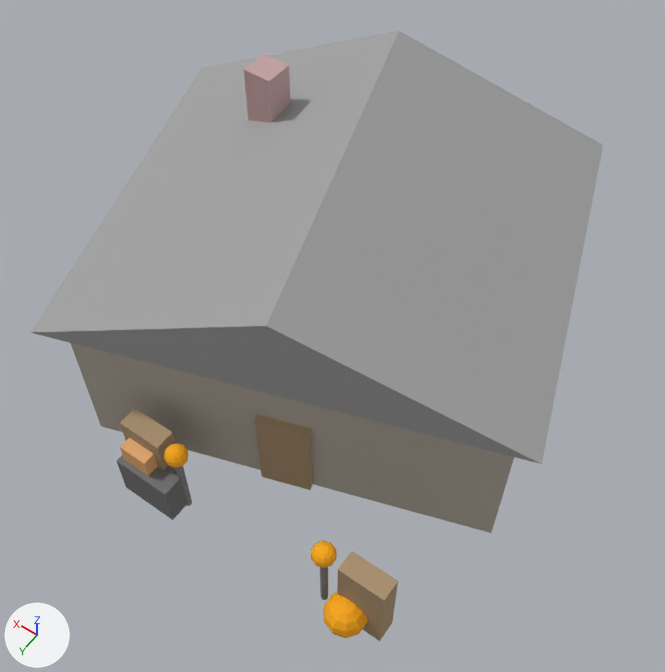
The glTF model village/house_hephaestus.glb, before and after one commit.
The view is the same before and after, from a camera (50 mm lens) standing at (-6.98, 10.06, 15.84) and looking at (-0.6, 1.14, 1.82). Every picture has the same lights, and +X, +Y and +Z are marked at lower left. The first picture is the older version. Where no turn or scale is listed for an object, it has been applied to the vertices. Vertices at exactly the same position are counted once.

Objects in the first picture: 'hephaestus_atap.001', 'hephaestus_bara.001', 'hephaestus_cerobong.001', 'hephaestus_dinding.001', 'hephaestus_kotak_pos.001', 'hephaestus_landasan.001', 'hephaestus_obor_kanan_api.001', 'hephaestus_obor_kanan_tiang.001', 'hephaestus_obor_kiri_api.001', 'hephaestus_obor_kiri_tiang.001', 'hephaestus_pintu.001', 'hephaestus_rak_kanan.001', 'hephaestus_rak_kiri.001'.
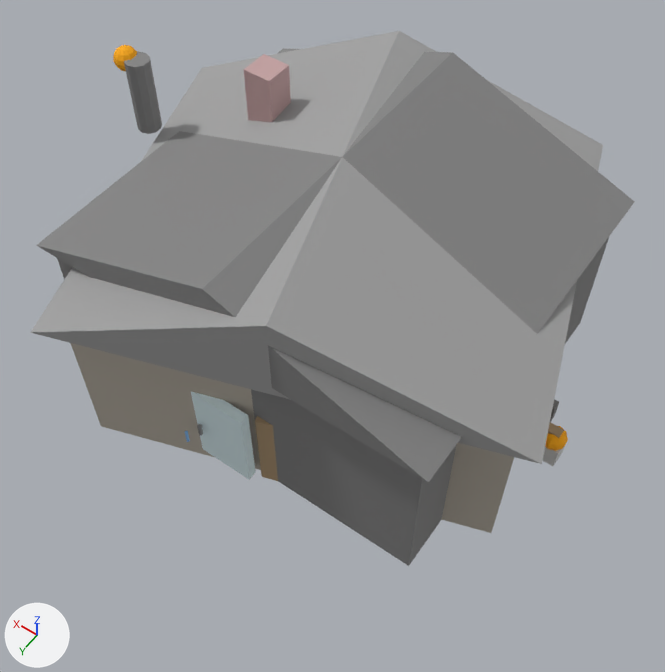
Boxes [x1, y1, x2, y2] around the edits, measured in the pictures (665 x 672 px):
'hephaestus_atap.003', added
    after: [36, 48, 635, 483]
'hephaestus_dinding.003', added (mostly hidden)
    after: [57, 237, 609, 566]
'hephaestus_pintu.003', added (pale blue)
    after: [191, 391, 256, 479]
'hephaestus_rak_kiri.001', deleted (beige)
    before: [337, 551, 398, 641]
'hephaestus_landasan.001', deleted
    before: [117, 455, 186, 520]
'hephaestus_cerobong.003', added
    after: [124, 52, 162, 134]
'hephaestus_bara.001', reshaped, moved
    before: [324, 592, 368, 638]
    after: [545, 425, 568, 451]
'hephaestus_rak_kanan.001', deleted (beige)
    before: [120, 408, 176, 471]
'hephaestus_kotak_pos.001', deleted
    before: [120, 438, 158, 476]
'hephaestus_obor_kiri_api.001', deleted (orange)
    before: [311, 540, 337, 568]
'hephaestus_obor_kanan_api.001', deleted (orange)
    before: [164, 443, 188, 468]
'hephaestus_asap.001', added
    after: [113, 45, 137, 71]
'hephaestus_obor_kanan_tiang.001', deleted
    before: [176, 466, 192, 506]
'hephaestus_obor_kiri_tiang.001', deleted
    before: [320, 567, 328, 600]
'hephaestus_karbon.001', added
    after: [543, 446, 565, 466]
'hephaestus_meja.001', added
    after: [548, 422, 564, 438]
'hephaestus_kursi.001', added
    after: [550, 399, 559, 422]
'hephaestus_pintu.001', unchanged, covered by the edit
    before: [255, 415, 313, 490]
    after: [255, 416, 278, 481]

The change, as a list of edits to the scene's bpy script:
```text
Change me_sphere_058:
    remove me_sphere_058.from_pydata(...)  # 72 vertices, 140 faces; spans x -0.38..0.38, y -0.4..0.4, z -0.4..0.4
    add me_sphere_058.from_pydata(...)  # 72 vertices, 140 faces; spans x -0.238..0.238, y -0.25..0.25, z -0.25..0.25
    me_sphere_058 part 1: the whole mesh is rebuilt
Add me_hephaestus_atap_mesh_005:
    me_hephaestus_atap_mesh_005.from_pydata([(-4.2, -3.7, 0.0), (4.2, -3.7, 0.0), (4.2, 3.7, 0.0), (-4.2, 3.7, 0.0), (0.0, -3.7, 1.6), (0.0, 3.7, 1.6)], [], [(0, 1, 4), (2, 3, 5), (1, 2, 5), (1, 5, 4), (3, 0, 4), (3, 4, 5), (0, 3, 2), (0, 2, 1)])
    me_hephaestus_atap_mesh_005.materials.append(mat_besi)  # grey #838383
Remove ob_hephaestus_landasan_001:
    ob_hephaestus_landasan_001 = bpy.data.objects.new('hephaestus_landasan.001', me_cube_483)
Change ob_hephaestus_bara_001:
    ob_hephaestus_bara_001.location: (-3.69, 5.06, 0.5) -> (-5.0, 0.0, 0.75)
Remove ob_hephaestus_rak_kiri_001:
    ob_hephaestus_rak_kiri_001 = bpy.data.objects.new('hephaestus_rak_kiri.001', me_cube_484)
Remove ob_hephaestus_rak_kanan_001:
    ob_hephaestus_rak_kanan_001 = bpy.data.objects.new('hephaestus_rak_kanan.001', me_cube_489)
Remove ob_hephaestus_obor_kiri_tiang_001:
    ob_hephaestus_obor_kiri_tiang_001 = bpy.data.objects.new('hephaestus_obor_kiri_tiang.001', me_cylinder_198)
Remove ob_hephaestus_obor_kiri_api_001:
    ob_hephaestus_obor_kiri_api_001 = bpy.data.objects.new('hephaestus_obor_kiri_api.001', me_sphere_059)
Remove ob_hephaestus_obor_kanan_tiang_001:
    ob_hephaestus_obor_kanan_tiang_001 = bpy.data.objects.new('hephaestus_obor_kanan_tiang.001', me_cylinder_199)
Remove ob_hephaestus_obor_kanan_api_001:
    ob_hephaestus_obor_kanan_api_001 = bpy.data.objects.new('hephaestus_obor_kanan_api.001', me_sphere_060)
Remove ob_hephaestus_kotak_pos_001:
    ob_hephaestus_kotak_pos_001 = bpy.data.objects.new('hephaestus_kotak_pos.001', me_cube_494)
Add ob_hephaestus_kursi_001:
    ob_hephaestus_kursi_001 = bpy.data.objects.new('hephaestus_kursi.001', me_cube_747)  # a box spanning x -0.3..0.3, y -0.1..0.1, z -0.25..0.25; in mat_besi (grey #838383)
    ob_hephaestus_kursi_001.location = (-4.4, -0.7, 0.5)
Add ob_hephaestus_meja_001:
    ob_hephaestus_meja_001 = bpy.data.objects.new('hephaestus_meja.001', me_cube_746)  # a box spanning x -0.6..0.6, y -0.1..0.1, z -0.5..0.5; in mat_rak (beige #ad9371)
    ob_hephaestus_meja_001.location = (-4.5, 0.0, 0.5)
Add ob_hephaestus_karbon_001:
    ob_hephaestus_karbon_001 = bpy.data.objects.new('hephaestus_karbon.001', me_cube_744)  # a box spanning x -0.4..0.4, y -0.2..0.2, z -0.25..0.25; in mat_batu (light grey #cccccc)
    ob_hephaestus_karbon_001.location = (-4.8, 0.0, 0.4)
Add ob_hephaestus_pintu_003:
    ob_hephaestus_pintu_003 = bpy.data.objects.new('hephaestus_pintu.003', me_cube_742)  # a box spanning x -0.6..0.6, y -0.1..0.1, z -1.0..1.0; in mat_kaca (pale blue #e0f5f9)
    ob_hephaestus_pintu_003.location = (0.0, 3.78, 1.2)
Add ob_hephaestus_asap_001:
    ob_hephaestus_asap_001 = bpy.data.objects.new('hephaestus_asap.001', me_sphere_117)  # a UV sphere (10 segments, 8 rings, poles along z) spanning x -0.238..0.238, y -0.25..0.25, z -0.25..0.25; in mat_bara (orange #ffad00)
    ob_hephaestus_asap_001.location = (5.1, 0.0, 5.1)
Add ob_hephaestus_cerobong_003:
    ob_hephaestus_cerobong_003 = bpy.data.objects.new('hephaestus_cerobong.003', me_cylinder_493)  # a 10-sided cylinder along z spanning x -0.24..0.24, y -0.25..0.25, z -0.8..0.8; in mat_besi (grey #838383)
    ob_hephaestus_cerobong_003.location = (4.8, 0.0, 4.4)
Add ob_hephaestus_atap_003:
    ob_hephaestus_atap_003 = bpy.data.objects.new('hephaestus_atap.003', me_hephaestus_atap_mesh_005)
    ob_hephaestus_atap_003.location = (0.0, 0.0, 3.6)
Add ob_hephaestus_dinding_003:
    ob_hephaestus_dinding_003 = bpy.data.objects.new('hephaestus_dinding.003', me_cube_741)  # a box spanning x -4.0..4.0, y -3.5..3.5, z -1.7..1.7; in mat_besi (grey #838383)
    ob_hephaestus_dinding_003.location = (0.0, 0.0, 1.7)
```
